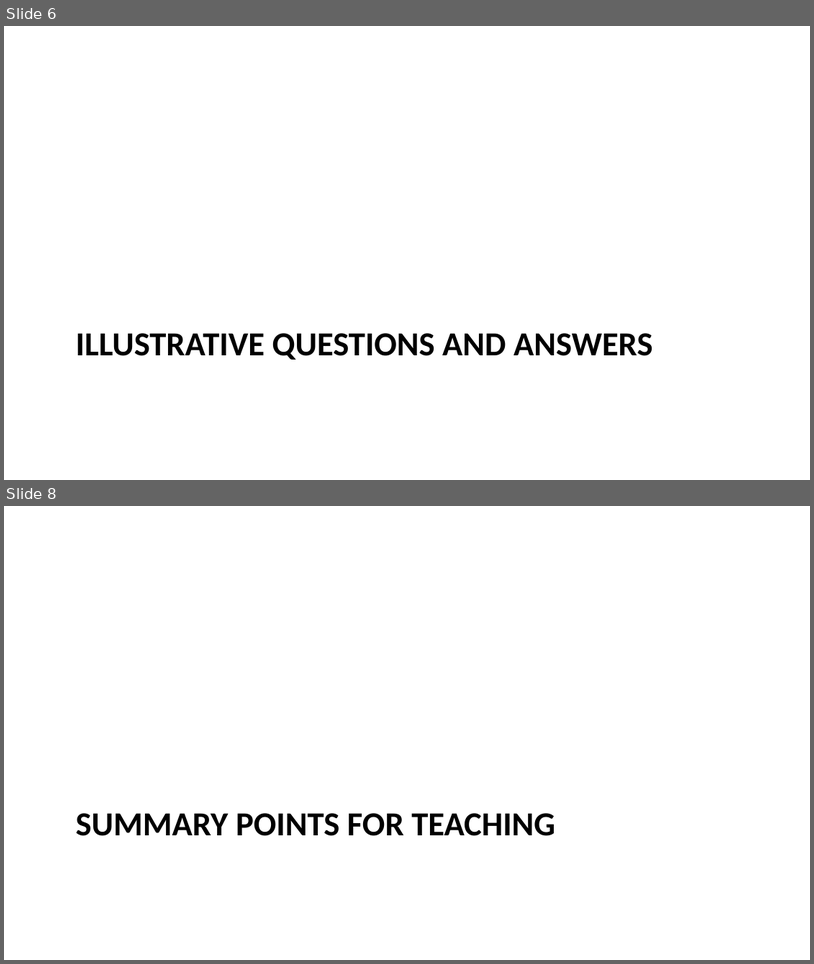
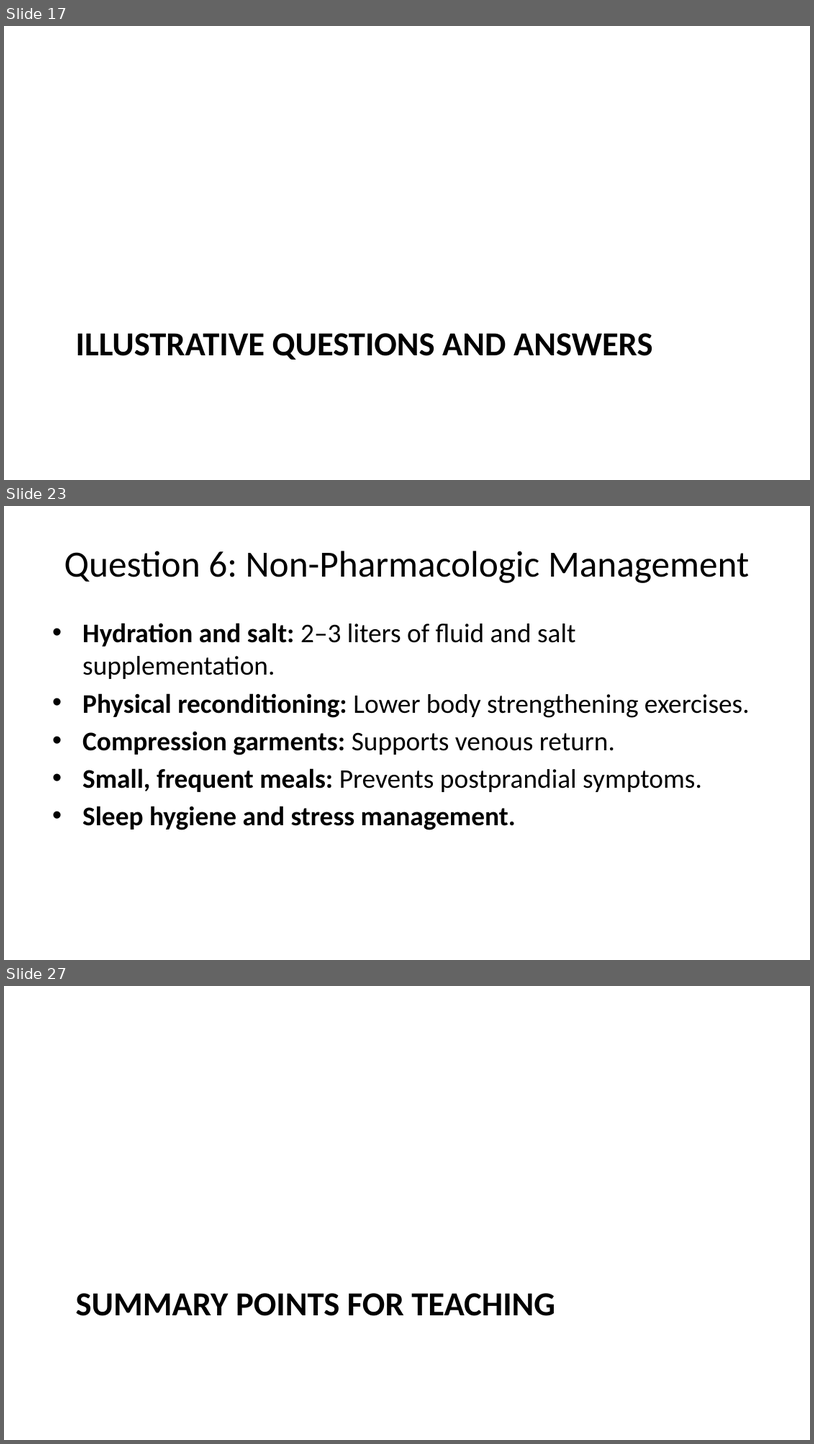
Before and after one commit to lricher7329/lricher7329.github.io, a slide deck: docs/cases/pots.pptx. Shown one above the other, each under a label of ours: slides 6 and 8 before the commit, slides 17, 23 and 27 after it; the slides between them are not shown. The pictures are 814x964 and 814x1444 pixels, drawn with LibreOffice and Linux fonts; fonts in the diff are those of the drawing. Boxes give left, top, right and bottom in pixels: in the first picture for what was removed or moved away, otherwise in the second. Text is boxed around its words. In the diff, an @@ line names an element or a change of style, - is before the commit and + after.

```diff
--- a/docs/cases/pots.pptx
+++ b/docs/cases/pots.pptx
@@ slide 23 added at (4,506,810,960), background #FFFFFF @@
@@ title added at (64,551,749,583), 33 pt, text #000000 @@
+Question 6: Non-Pharmacologic Management
@@ text added at (82,623,750,830), 24 pt, text #000000 @@
+• Hydration and salt: 2–3 liters of fluid and salt supplementation.
+• Physical reconditioning: Lower body strengthening exercises.
+• Compression garments: Supports venous return.
+• Small, frequent meals: Prevents postprandial symptoms.
+• Sleep hygiene and stress management.
@@ what was slide 6 is now slide 17 @@
@@ what was slide 8 is now slide 27 @@
```
Also in this commit, not shown: 4 slides changed, 18 other slides added, 10 other files.
